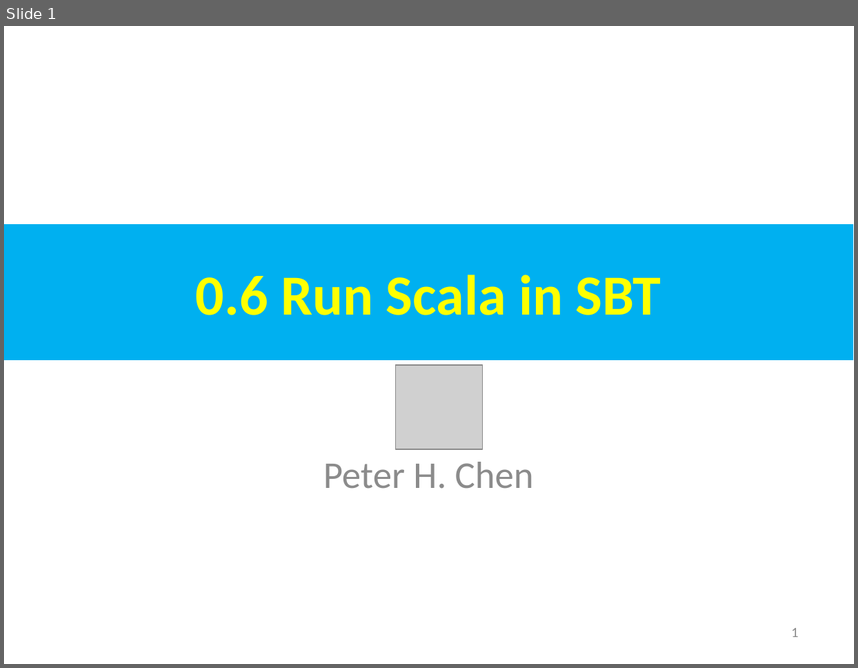
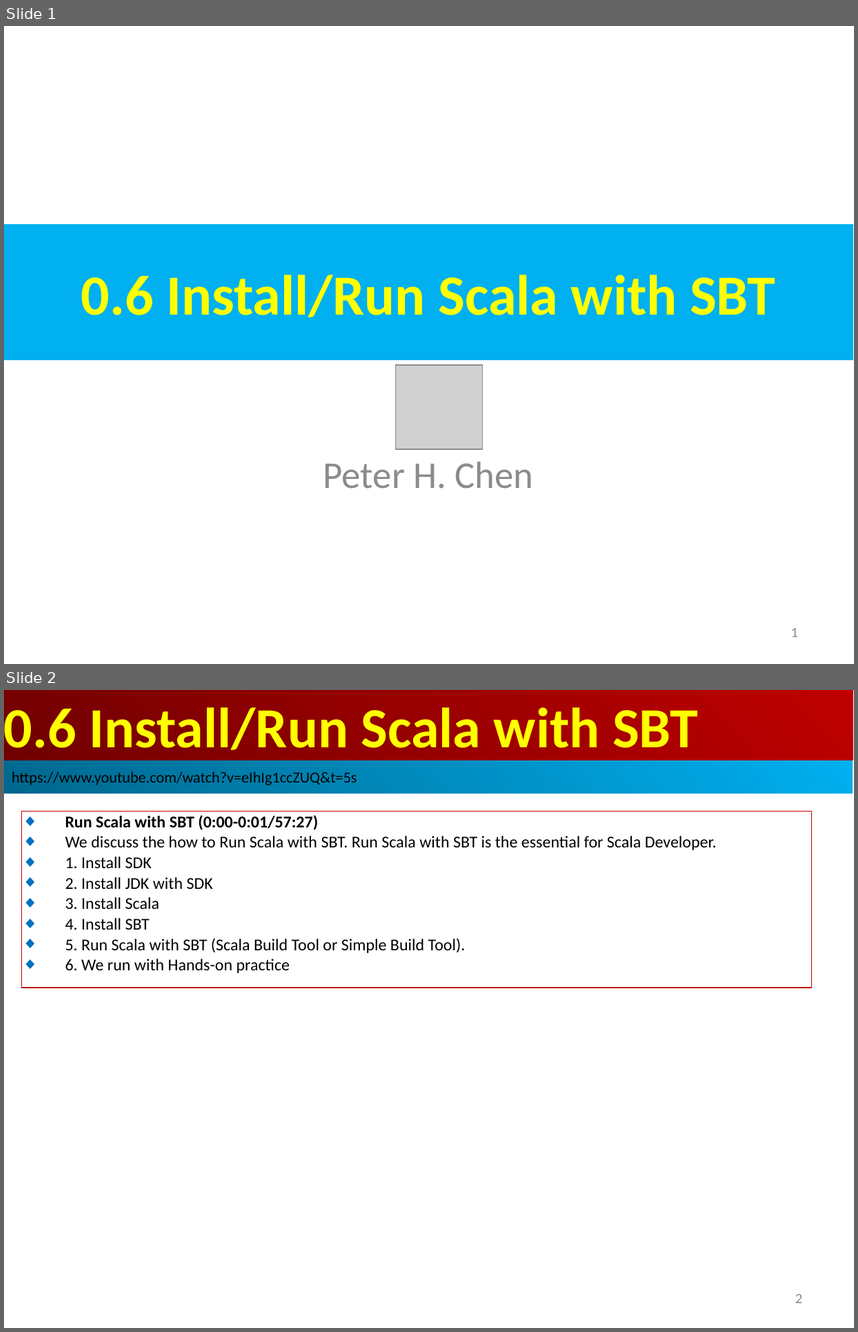
Before and after one commit to peterhchen/AIU_CS800_Chisel, a slide deck: 002_Tool/000_Video/000.06_Run_Scala_SBT.ppt. Shown one above the other, each under a label of ours: slide 1 before the commit, slides 1 and 2 after it. The pictures are 858x668 and 858x1332 pixels, drawn with LibreOffice and Linux fonts; fonts in the diff are those of the drawing; grey boxes stand for pictures. Boxes give left, top, right and bottom in pixels: in the first picture for what was removed or moved away, otherwise in the second. Text is boxed around its words. In the diff, an @@ line names an element or a change of style, - is before the commit and + after.

```diff
--- a/002_Tool/000_Video/000.06_Run_Scala_SBT.ppt
+++ b/002_Tool/000_Video/000.06_Run_Scala_SBT.ppt
@@ slide 2 added at (4, 690, 854, 1328), background #FFFFFF @@
@@ rectangle added at (4, 690, 853, 760), fill gradient #BF0000 to #710000, 48 pt, text #FFFF00, bold @@
+0.6 Install/Run Scala with SBT
@@ rectangle added at (4, 760, 853, 793), fill gradient #00AFEF to #00688E, 13 pt, text #000000 @@
+https://www.youtube.com/watch?v=eIhIg1ccZUQ&t=5s
@@ rectangle added at (22, 811, 811, 987), outline #C00000 0.74 pt, 14 pt, text #000000 @@
+◆ Run Scala with SBT (0:00-0:01/57:27)
+◆ We discuss the how to Run Scala with SBT. Run Scala with SBT is the essential for Scala Developer.
+◆ 1. Install SDK
+◆ 2. Install JDK with SDK
+◆ 3. Install Scala
+◆ 4. Install SBT
+◆ 5. Run Scala with SBT (Scala Build Tool or Simple Build Tool).
+◆ 6. We run with Hands-on practice
@@ page number added at (795, 1294, 802, 1303), 12 pt, text #8B8B8B @@
+2
@@ slide 1 changed as well @@
@@ text in rectangle at (81, 274, 775, 317): text changed @@
-0.6 Run Scala in SBT
+0.6 Install/Run Scala with SBT
```
Also in this commit, not shown: 1 other slide changed, 12 other slides added, 1 slide removed, 2 other files.
